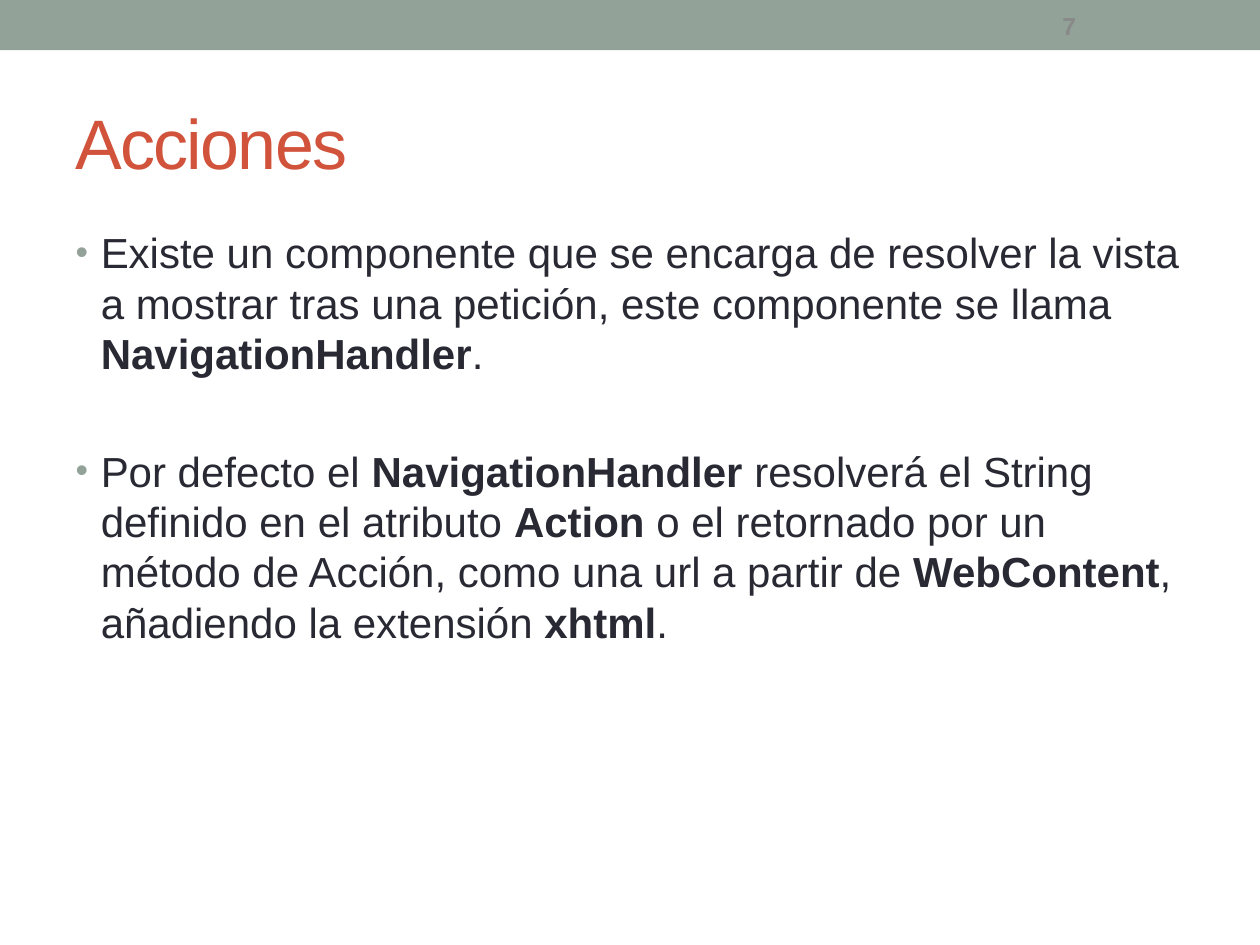
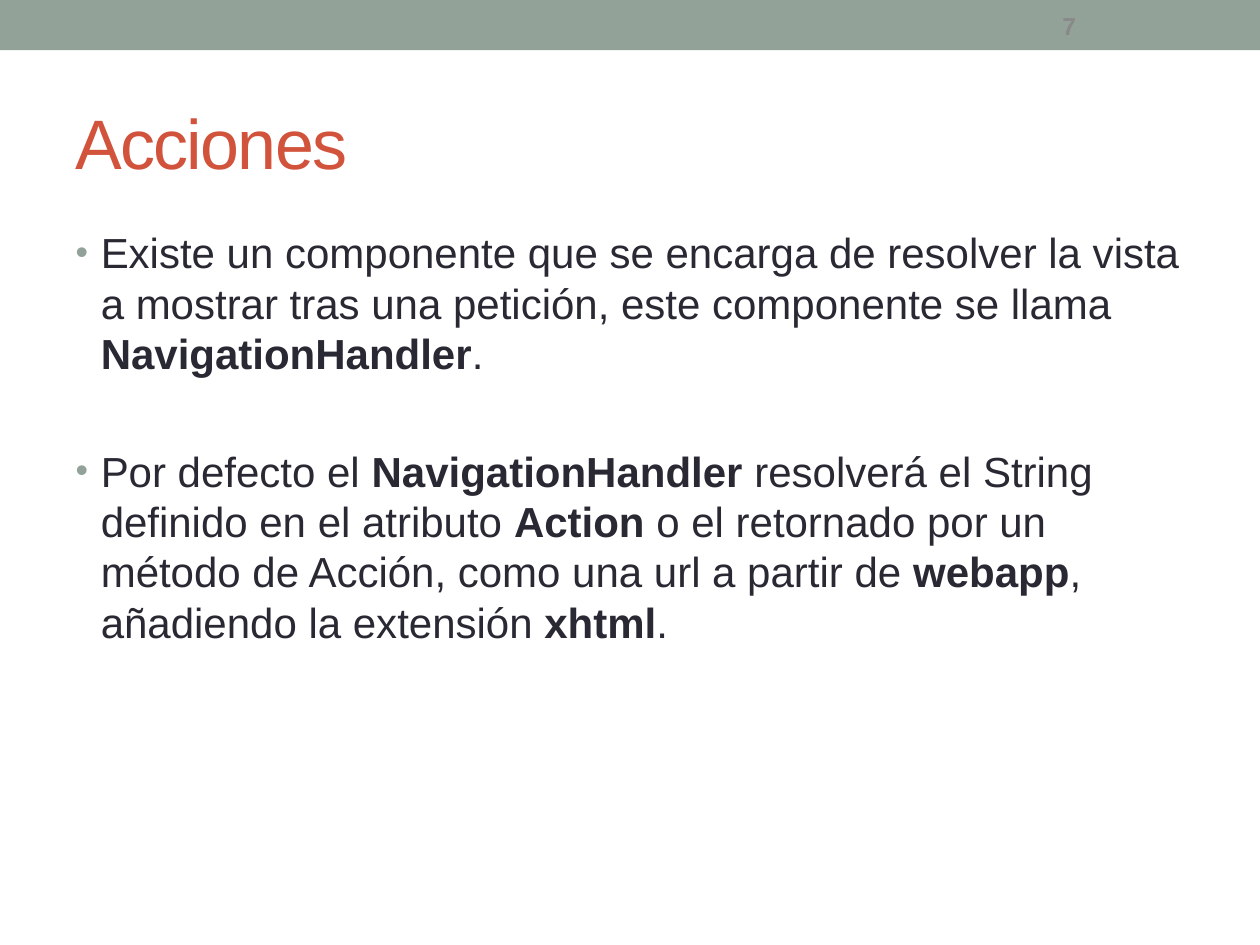
Before and after one commit to fdepablo/WsCursoJavaEE, a slide deck: slide 7 of _18_JSF/powerpoint/JSF - 4 - Acciones y Navegacion.pptx. Drawn at 1260x945 pixels with LibreOffice and Linux fonts; fonts in the diff are those of the drawing. Boxes give left, top, right and bottom in pixels: in the first picture for what was removed or moved away, otherwise in the second. Text is boxed around its words. In the diff, an @@ line names an element or a change of style, - is before the commit and + after.

```diff
--- a/_18_JSF/powerpoint/JSF - 4 - Acciones y Navegacion.pptx
+++ b/_18_JSF/powerpoint/JSF - 4 - Acciones y Navegacion.pptx
@@ text at <box>101,456,1093,639</box>: text changed @@
-• Por defecto el NavigationHandler resolverá el String definido en el atributo Action o el retornado por un método de Acción, como una url a partir de WebContent, añadiendo la extensión xhtml.
+• Por defecto el NavigationHandler resolverá el String definido en el atributo Action o el retornado por un método de Acción, como una url a partir de webapp, añadiendo la extensión xhtml.
```
Also in this commit, not shown: 2 other slides changed, 7 other files.
